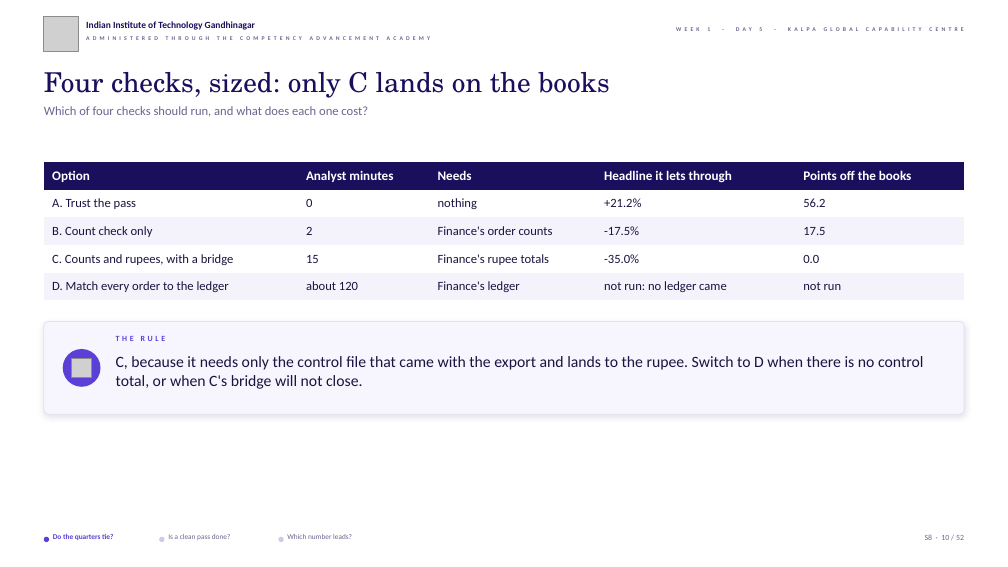
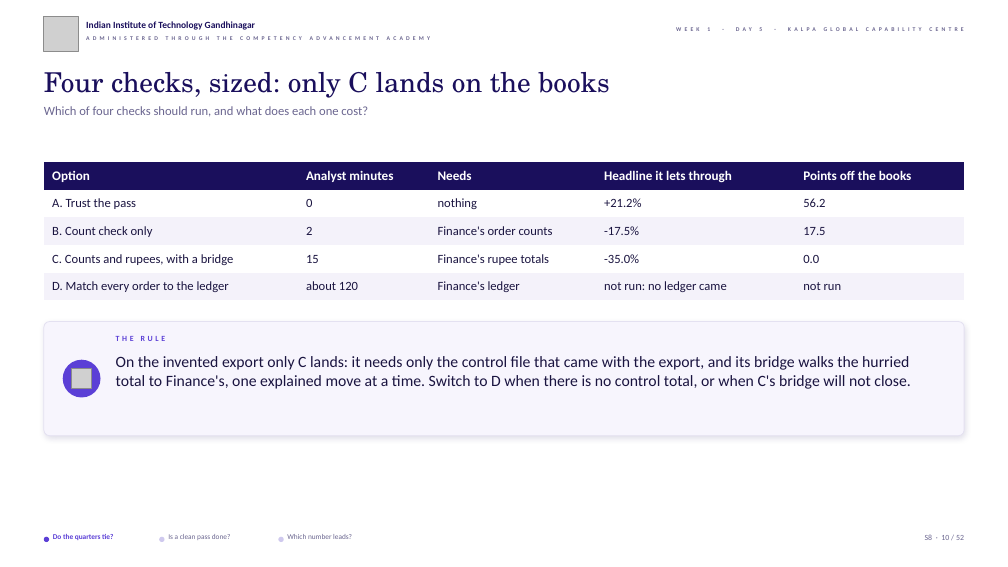
Before and after one commit to fde-academy-lab/c2-content-factory, a slide deck: slide 10 of content/W01/D5/slides/C2_W01_D05_debrief_STUDENT.pptx. Drawn at 1008x567 pixels with LibreOffice and Linux fonts; fonts in the diff are those of the drawing; grey boxes stand for pictures; background and template pictures are left out. Boxes give left, top, right and bottom in pixels: in the first picture for what was removed or moved away, otherwise in the second. Text is boxed around its words. In the diff, an @@ line names an element or a change of style, - is before the commit and + after.

```diff
--- a/content/W01/D5/slides/C2_W01_D05_debrief_STUDENT.pptx
+++ b/content/W01/D5/slides/C2_W01_D05_debrief_STUDENT.pptx
@@ rounded rectangle: place and size @@
-rounded rectangle at (44,321,964,414)
+rounded rectangle at (44,321,964,436)
@@ text at (116,356,911,389): text changed @@
-C, because it needs only the control file that came with the export and lands to the rupee. Switch to D when there is no control total, or when C's bridge will not close.
+On the invented export only C lands: it needs only the control file that came with the export, and its bridge walks the hurried total to Finance's, one explained move at a time. Switch to D when there is no control total, or when C's bridge will not close.
@@ ellipse: place and size @@
-ellipse at (63,349,101,387)
+ellipse at (63,360,101,398)
@@ picture: place and size @@
-picture at (72,358,91,378)
+picture at (72,369,91,389)
```
Also in this commit, not shown: 25 other slides changed, 17 other files.
